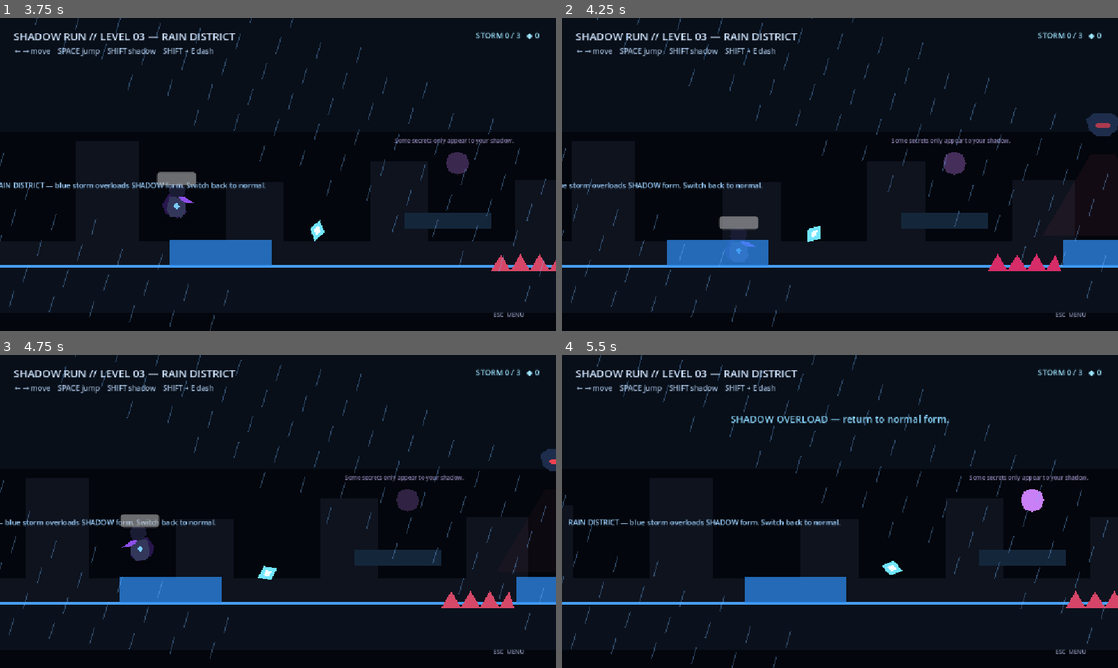
Above: before the commit, frames 1-4 (two rows, left to right).
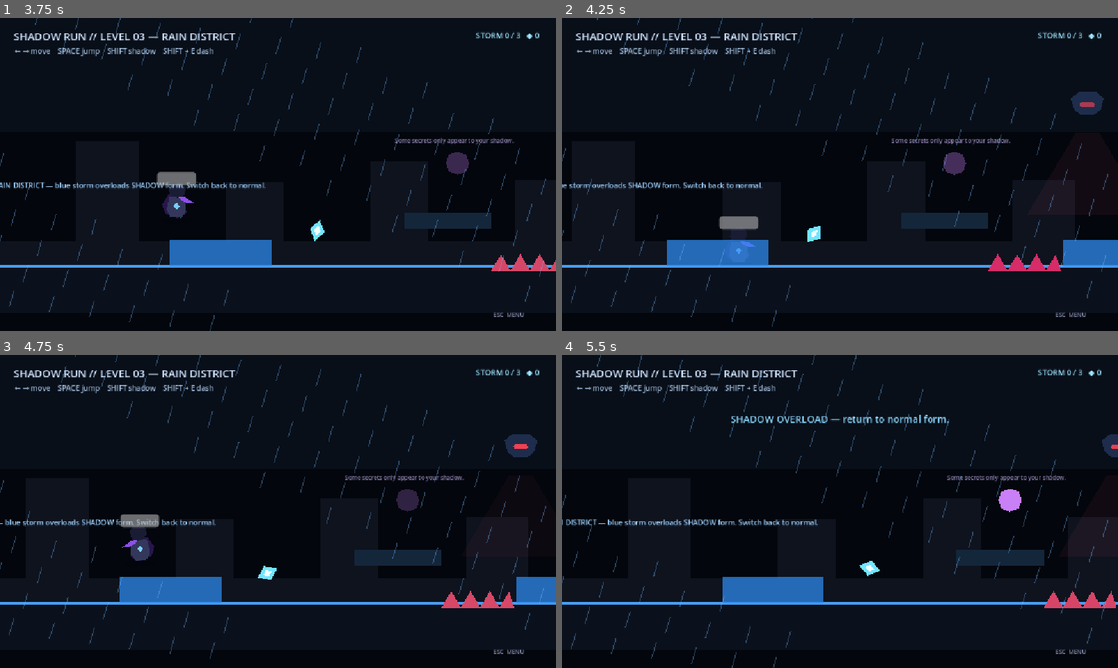
Above: after the commit, the same moments.

Repository: Yass29/shadow-run
Game: Godot game, scene res://level3.tscn
Same seed, same stepped clock (60 frames per second), same inputs: the game is played once before the commit and once after it. This scene is started directly instead of the project's main scene.
Inputs:
- Up to frame 1 (3.75 s): tap Enter (ui_accept) at 0.5, 1.52, 1.55, 1.82, 2.3, 3.02, 3.05, 3.32 s; hold Enter (ui_accept) 0.53-1.28 s; hold Right (ui_right) 0.53-2.03 s; tap R at 1.35 s; hold Left (ui_left) 2.03-2.78 s; hold Shift 2.03-2.78 s; hold Right (ui_right) from 2.78 s (still down); tap E at 2.85 s; hold Enter (ui_accept) from 3.53 s (still down)
- Up to frame 2 (4.25 s): keep holding Right (ui_right); keep holding Enter (ui_accept)
- Up to frame 3 (4.75 s): release Right (ui_right) at 4.28 s; release Enter (ui_accept) at 4.28 s; hold Left (ui_left) from 4.28 s (still down); tap R at 4.35 s; tap Enter (ui_accept) at 4.52, 4.55 s
- Up to frame 4 (5.5 s): tap Enter (ui_accept) at 4.82, 5.3 s; release Left (ui_left) at 5.03 s; hold Right (ui_right) from 5.03 s (still down); hold Shift from 5.03 s (still down)

Frame 1 is identical in both runs. In frame 2, 0.7% of the frame differs, in the area x 91-100%, y 23-38%; in frame 3, 0.5%; in frame 4, 3.4%, in the area x 0-100%, y 25-81%.

Commit message:
Rebalance Level 3 hunter, drone and storm spacing

Diff:
--- a/level3.tscn
+++ b/level3.tscn
@@ -24,7 +24,7 @@
 size = Vector2(180, 34)
 
 [sub_resource type="RectangleShape2D" id="StormShape"]
-size = Vector2(210, 55)
+size = Vector2(150, 46)
 
 [sub_resource type="CircleShape2D" id="FragmentShape"]
 radius = 16.0
@@ -255,10 +255,10 @@
 text = "Charge the storm rune in SHADOW form."
 
 [node name="StormDrone" type="Area2D" parent="."]
-position = Vector2(1710, 205)
+position = Vector2(1550, 175)
 script = ExtResource("11_drone")
-patrol_distance = 230.0
-patrol_speed = 1.05
+patrol_distance = 150.0
+patrol_speed = 0.9
 vertical_bob = 18.0
 
 [node name="CollisionShape2D" type="CollisionShape2D" parent="StormDrone"]
@@ -281,10 +281,10 @@
 polygon = PackedVector2Array(-12, -5, 12, -5, 16, 0, 12, 5, -12, 5, -16, 0)
 color = Color(1, 0.26, 0.32, 1)
 [node name="Hunter" type="Area2D" parent="."]
-position = Vector2(2520, 370)
+position = Vector2(2735, 355)
 script = ExtResource("12_hunter")
-activation_distance = 580.0
-chase_speed = 185.0
+activation_distance = 420.0
+chase_speed = 145.0
 
 [node name="CollisionShape2D" type="CollisionShape2D" parent="Hunter"]
 shape = SubResource("HunterShape")
@@ -301,7 +301,7 @@
 position = Vector2(2350, 300)
 theme_override_colors/font_color = Color(1, 0.56, 0.66, 1)
 theme_override_font_sizes/font_size = 13
-text = "HUNTER — break sight by becoming shadow."
+text = "HUNTER — use SHADOW, then release before blue storm."
 
 [node name="SecretCache" type="Area2D" parent="."]
 position = Vector2(1180, 300)
